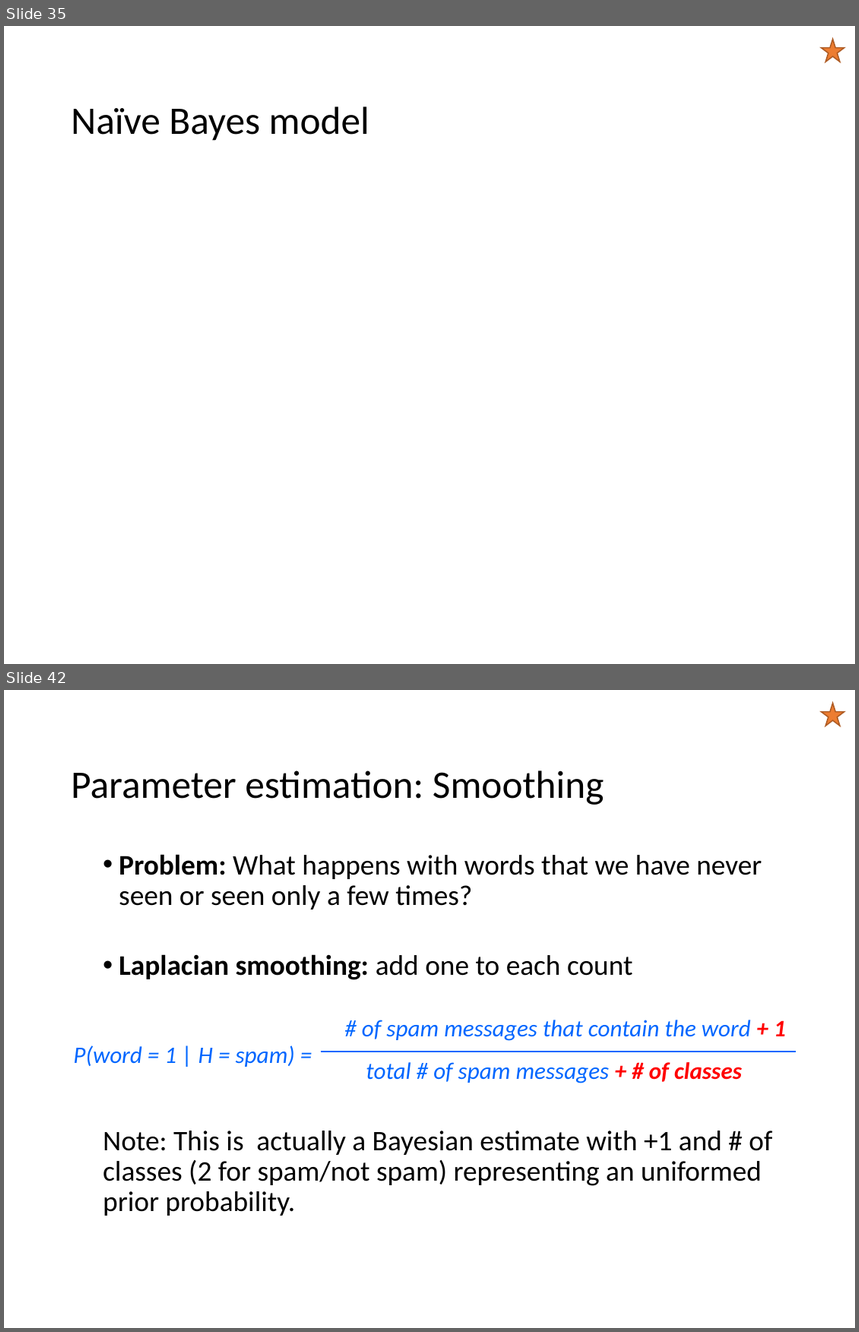
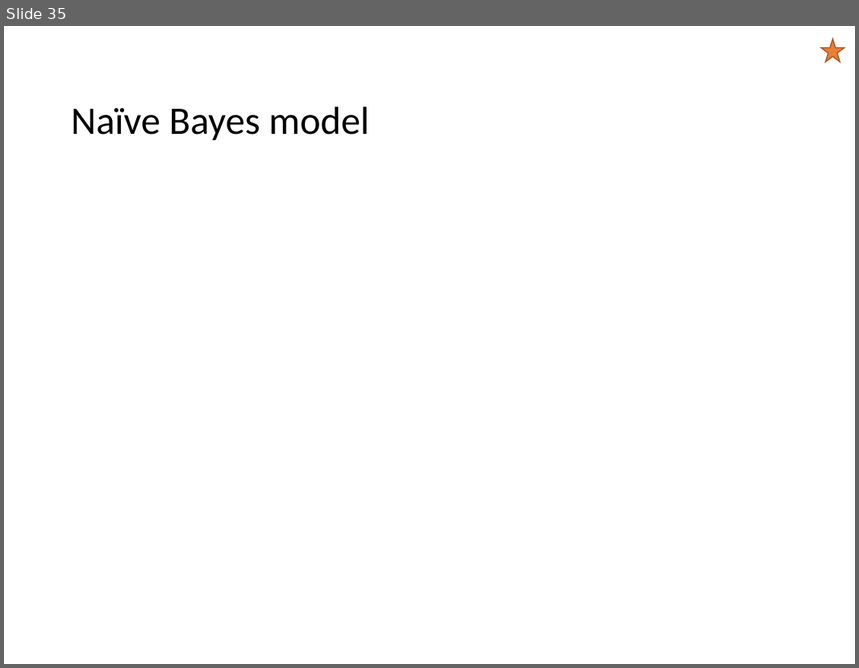
Before and after one commit to mhahsler/CS7320-AI, a slide deck: slides/12_uncertainty.pptx. Shown one above the other, each under a label of ours: slides 35 and 42 before the commit, slide 35 after it; the slides between them are not shown. The pictures are 859x1332 and 859x668 pixels, drawn with LibreOffice and Linux fonts; fonts in the diff are those of the drawing; grey boxes stand for pictures. Boxes give left, top, right and bottom in pixels: in the first picture for what was removed or moved away, otherwise in the second. Text is boxed around its words. In the diff, an @@ line names an element or a change of style, - is before the commit and + after.

Commit message:
simplified Naive Bayes' classifier.

```diff
--- a/slides/12_uncertainty.pptx
+++ b/slides/12_uncertainty.pptx
@@ slide 42 removed at bbox=[4, 690, 855, 1328], background #FFFFFF @@
@@ star removed at bbox=[821, 703, 844, 726] @@
@@ title removed at bbox=[71, 771, 604, 805] @@
-Parameter estimation: Smoothing
@@ text removed at bbox=[103, 854, 772, 1216] @@
-  • Problem: What happens with words that we have never seen or seen only a few times?
-  • Laplacian smoothing: add one to each count
-  Note: This is actually a Bayesian estimate with +1 and # of classes (2 for spam/not spam) representing an uniformed prior probability.
@@ text removed at bbox=[362, 1020, 786, 1041] @@
-# of spam messages that contain the word + 1
@@ text removed at bbox=[73, 1046, 295, 1067] @@
-P(word = 1 | H = spam) =
@@ line removed from (321, 1052) to (796, 1052) @@
@@ text removed at bbox=[366, 1062, 742, 1084] @@
-total # of spam messages + # of classes
```
Also in this commit, not shown: 6 slides changed, 2 slides added, 4 other slides removed, 1 other file.
